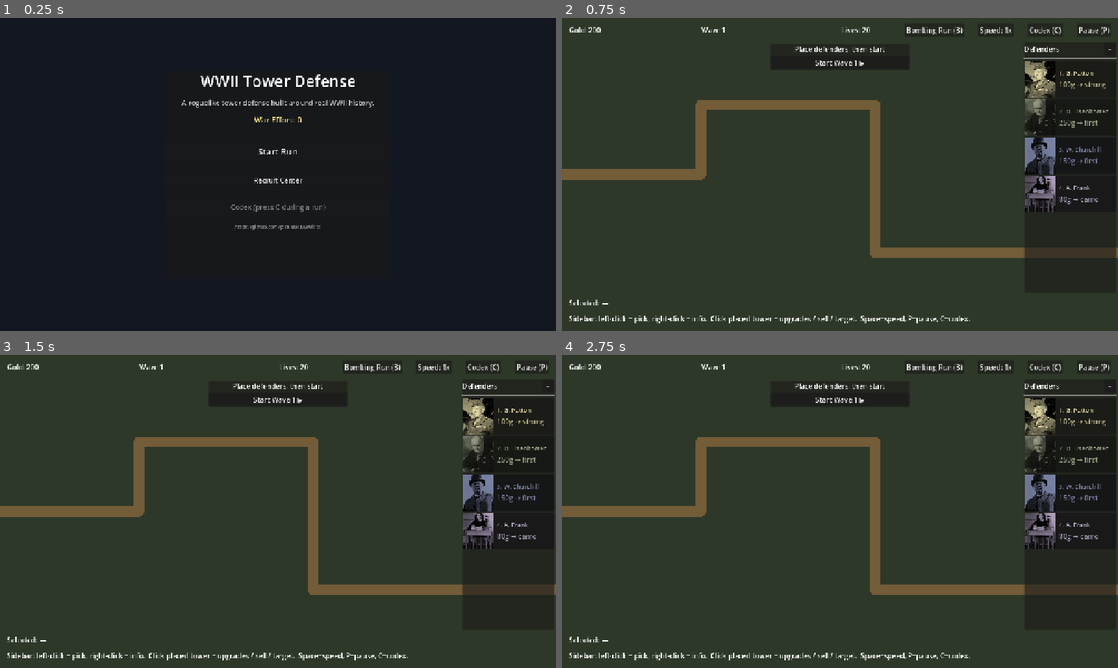
Above: before the commit, frames 1-4 (two rows, left to right).
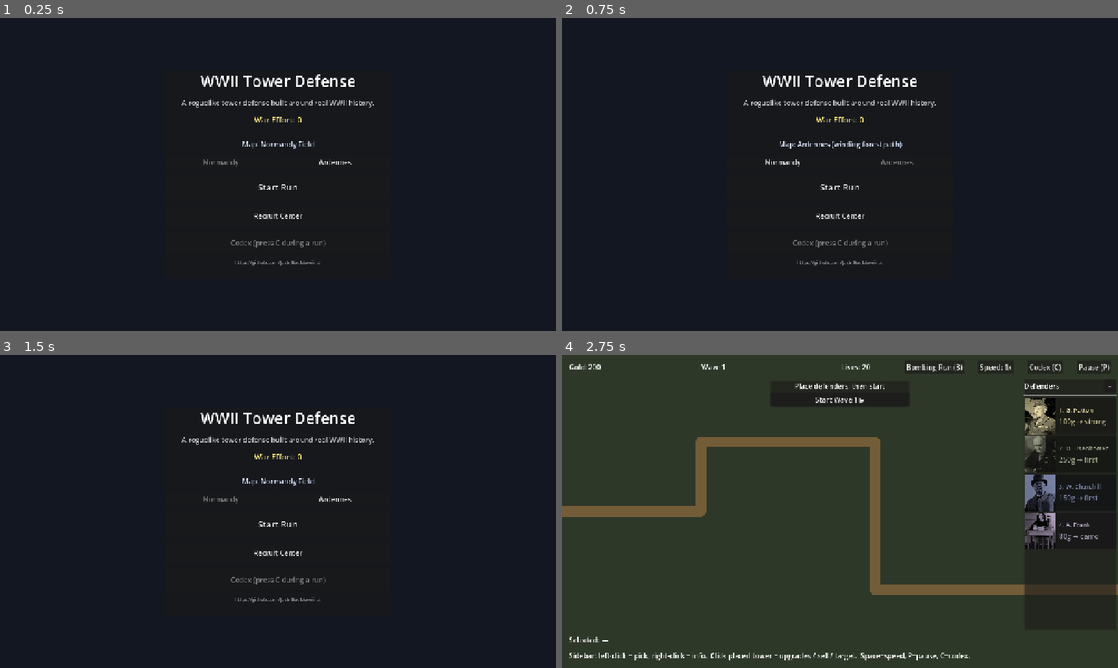
Above: after the commit, the same moments.

Repository: Josh-Buck/wwii-td
Game: Godot game, scene res://scenes/main/Main.tscn
Same seed, same stepped clock (60 frames per second), same inputs: the game is played once before the commit and once after it.
Inputs (mouse positions are in pixels of both pictures, inside the frame that each line leads up to):
- Up to frame 1 (0.25 s): no input
- Up to frame 2 (0.75 s): click (895, 161) at 0.5 s, where only the run after the commit has a clickable "Ardennes"
- Up to frame 3 (1.5 s): click (222, 498) at 1.25 s, where only the run after the commit has a clickable "Normandy"
- Up to frame 4 (2.75 s): click (840, 524) at 2 s, where only the run after the commit has a clickable "Start Run"

The runs differ from the first frame. In frame 1, 0.9% of the frame differs, in the area x 36-64%, y 39-80%; in frame 2, 87%; in frame 3, 87%, in the area x 0-100%, y 0-100%; in frame 4, nothing differs.

Commit message:
feat: Ardennes second map + map picker
- New scenes/map/maps/ardennes.tscn — winding 11-point path on a snow
  background (lighter colour palette, longer/more zig-zaggy route than
  Normandy).
- MainMenu now has a map row with Normandy / Ardennes buttons; selected
  map is passed to Main on Start Run.
- start_run_requested signal now carries the map path string.

Diff:
--- a/scenes/main/Main.gd
+++ b/scenes/main/Main.gd
@@ -1,6 +1,7 @@
 extends Node
 
 const M0_MAP := "res://scenes/map/maps/m0_field.tscn"
+const ARDENNES_MAP := "res://scenes/map/maps/ardennes.tscn"
 const MAIN_MENU := "res://scenes/main/MainMenu.tscn"
 
 @onready var map_container: Node = $MapContainer
@@ -15,9 +16,9 @@
 	map_container.add_child(menu)
 	menu.start_run_requested.connect(_on_start_run)
 
-func _on_start_run() -> void:
+func _on_start_run(map_path: String = M0_MAP) -> void:
 	GameState.reset_run()
-	_load_map(M0_MAP)
+	_load_map(map_path)
 
 func _load_map(path: String) -> void:
 	_clear_container()
--- a/scenes/main/MainMenu.gd
+++ b/scenes/main/MainMenu.gd
@@ -1,11 +1,19 @@
 extends Control
 
-signal start_run_requested
+signal start_run_requested(map_path: String)
+
+const _MAP_NORMANDY := "res://scenes/map/maps/m0_field.tscn"
+const _MAP_ARDENNES := "res://scenes/map/maps/ardennes.tscn"
 
 @onready var wep_label: Label = $Center/Panel/VBox/WepLabel
+@onready var map_label: Label = $Center/Panel/VBox/MapLabel
+@onready var map_normandy_btn: Button = $Center/Panel/VBox/MapRow/NormandyButton
+@onready var map_ardennes_btn: Button = $Center/Panel/VBox/MapRow/ArdennesButton
 @onready var start_btn: Button = $Center/Panel/VBox/StartButton
 @onready var recruit_btn: Button = $Center/Panel/VBox/RecruitButton
 @onready var codex_btn: Button = $Center/Panel/VBox/CodexButton
+
+var _selected_map: String = _MAP_NORMANDY
 @onready var recruit_overlay: Control = $RecruitOverlay
 @onready var recruit_wep: Label = $RecruitOverlay/Panel/VBox/WepLabel
 @onready var recruit_list: VBoxContainer = $RecruitOverlay/Panel/VBox/Scroll/RosterList
@@ -39,13 +47,28 @@
 	recruit_btn.pressed.connect(_open_recruit)
 	codex_btn.pressed.connect(_on_codex_pressed)
 	recruit_close.pressed.connect(_close_recruit)
+	map_normandy_btn.pressed.connect(_select_map.bind(_MAP_NORMANDY))
+	map_ardennes_btn.pressed.connect(_select_map.bind(_MAP_ARDENNES))
+	_refresh_map_buttons()
 	_refresh_top()
+
+func _select_map(path: String) -> void:
+	_selected_map = path
+	_refresh_map_buttons()
+
+func _refresh_map_buttons() -> void:
+	map_normandy_btn.disabled = _selected_map == _MAP_NORMANDY
+	map_ardennes_btn.disabled = _selected_map == _MAP_ARDENNES
+	if _selected_map == _MAP_NORMANDY:
+		map_label.text = "Map: Normandy Field"
+	else:
+		map_label.text = "Map: Ardennes (winding forest path)"
 
 func _refresh_top() -> void:
 	wep_label.text = "War Effort: %d" % MetaProgress.war_effort_points
 
 func _on_start_pressed() -> void:
-	start_run_requested.emit()
+	start_run_requested.emit(_selected_map)
 
 func _on_codex_pressed() -> void:
 	# Codex lives inside the HUD during a run. Tell the player how to access it.
--- a/scenes/main/MainMenu.tscn
+++ b/scenes/main/MainMenu.tscn
@@ -40,6 +40,22 @@
 theme_override_font_sizes/font_size = 18
 
 [node name="HSep" type="HSeparator" parent="Center/Panel/VBox"]
+
+[node name="MapLabel" type="Label" parent="Center/Panel/VBox"]
+text = "Map: Normandy Field"
+horizontal_alignment = 1
+modulate = Color(0.85, 0.9, 1.0, 1)
+
+[node name="MapRow" type="HBoxContainer" parent="Center/Panel/VBox"]
+theme_override_constants/separation = 6
+
+[node name="NormandyButton" type="Button" parent="Center/Panel/VBox/MapRow"]
+size_flags_horizontal = 3
+text = "Normandy"
+
+[node name="ArdennesButton" type="Button" parent="Center/Panel/VBox/MapRow"]
+size_flags_horizontal = 3
+text = "Ardennes"
 
 [node name="StartButton" type="Button" parent="Center/Panel/VBox"]
 custom_minimum_size = Vector2(0, 56)
--- /dev/null
+++ b/scenes/map/maps/ardennes.tscn
@@ -0,0 +1,96 @@
+[gd_scene load_steps=36 format=3]
+
+[ext_resource type="Script" path="res://scenes/map/Map.gd" id="1_map"]
+[ext_resource type="Script" path="res://scenes/map/PlacementSlot.gd" id="2_slot"]
+[ext_resource type="Script" path="res://scripts/systems/WaveDirector.gd" id="3_wd"]
+[ext_resource type="PackedScene" path="res://scenes/towers/Tower.tscn" id="4_tower"]
+[ext_resource type="PackedScene" path="res://scenes/enemies/Enemy.tscn" id="5_enemy"]
+[ext_resource type="PackedScene" path="res://scenes/ui/HUD.tscn" id="6_hud"]
+[ext_resource type="Resource" path="res://data/towers/patton.tres" id="7_patton"]
+[ext_resource type="Resource" path="res://data/enemies/wehrmacht_infantry.tres" id="8_wm"]
+[ext_resource type="Resource" path="res://data/towers/eisenhower.tres" id="9_eisen"]
+[ext_resource type="Resource" path="res://data/towers/churchill.tres" id="10_church"]
+[ext_resource type="Resource" path="res://data/towers/anne_frank.tres" id="11_frank"]
+[ext_resource type="Resource" path="res://data/enemies/panzer_iii.tres" id="12_panzer"]
+[ext_resource type="Resource" path="res://data/enemies/stuka.tres" id="13_stuka"]
+[ext_resource type="Resource" path="res://data/towers/montgomery.tres" id="14_monty"]
+[ext_resource type="Resource" path="res://data/towers/pavlichenko.tres" id="15_pavli"]
+[ext_resource type="Resource" path="res://data/enemies/rommel.tres" id="16_rommel"]
+[ext_resource type="Resource" path="res://data/towers/fdr.tres" id="17_fdr"]
+[ext_resource type="Resource" path="res://data/towers/bletchley.tres" id="18_bletchley"]
+[ext_resource type="Resource" path="res://data/towers/airborne_101.tres" id="19_airborne"]
+[ext_resource type="Resource" path="res://data/enemies/eichmann.tres" id="20_eich"]
+[ext_resource type="Resource" path="res://data/enemies/heydrich.tres" id="21_heyd"]
+[ext_resource type="Resource" path="res://data/enemies/mengele.tres" id="22_meng"]
+[ext_resource type="Resource" path="res://data/enemies/himmler.tres" id="23_himm"]
+[ext_resource type="Resource" path="res://data/enemies/tojo.tres" id="24_tojo"]
+[ext_resource type="Resource" path="res://data/towers/audie_murphy.tres" id="25_audie"]
+[ext_resource type="Resource" path="res://data/towers/zhukov.tres" id="26_zhukov"]
+[ext_resource type="Resource" path="res://data/towers/rosie.tres" id="27_rosie"]
+[ext_resource type="Resource" path="res://data/towers/lemay.tres" id="28_lemay"]
+[ext_resource type="Resource" path="res://data/towers/tuskegee.tres" id="29_tuskg"]
+[ext_resource type="Resource" path="res://data/enemies/tiger_i.tres" id="30_tiger"]
+[ext_resource type="Resource" path="res://data/enemies/waffen_ss.tres" id="31_ss"]
+[ext_resource type="Resource" path="res://data/enemies/banzai.tres" id="32_banzai"]
+[ext_resource type="Resource" path="res://data/enemies/bersaglieri.tres" id="33_bers"]
+
+[sub_resource type="Curve2D" id="curve"]
+_data = {
+"points": PackedVector2Array(0, 0, 0, 0, -40, 100, 0, 0, 0, 0, 240, 100, 0, 0, 0, 0, 240, 280, 0, 0, 0, 0, 80, 280, 0, 0, 0, 0, 80, 480, 0, 0, 0, 0, 400, 480, 0, 0, 0, 0, 400, 340, 0, 0, 0, 0, 640, 340, 0, 0, 0, 0, 640, 580, 0, 0, 0, 0, 880, 580, 0, 0, 0, 0, 880, 240, 0, 0, 0, 0, 1320, 240)
+}
+point_count = 11
+
+[sub_resource type="CircleShape2D" id="slot_shape"]
+radius = 28.0
+
+[node name="Ardennes" type="Node2D"]
+script = ExtResource("1_map")
+available_towers = [ExtResource("7_patton"), ExtResource("9_eisen"), ExtResource("10_church"), ExtResource("11_frank"), ExtResource("14_monty"), ExtResource("15_pavli"), ExtResource("17_fdr"), ExtResource("18_bletchley"), ExtResource("19_airborne"), ExtResource("25_audie"), ExtResource("26_zhukov"), ExtResource("27_rosie"), ExtResource("28_lemay"), ExtResource("29_tuskg")]
+enemy_set = {
+&"wehrmacht_infantry": ExtResource("8_wm"),
+&"panzer_iii": ExtResource("12_panzer"),
+&"stuka": ExtResource("13_stuka"),
+&"rommel": ExtResource("16_rommel"),
+&"eichmann": ExtResource("20_eich"),
+&"heydrich": ExtResource("21_heyd"),
+&"mengele": ExtResource("22_meng"),
+&"himmler": ExtResource("23_himm"),
+&"tojo": ExtResource("24_tojo"),
+&"tiger_i": ExtResource("30_tiger"),
+&"waffen_ss": ExtResource("31_ss"),
+&"banzai": ExtResource("32_banzai"),
+&"bersaglieri": ExtResource("33_bers")
+}
+tower_scene = ExtResource("4_tower")
+enemy_scene = ExtResource("5_enemy")
+
+[node name="Background" type="ColorRect" parent="."]
+offset_right = 1280.0
+offset_bottom = 720.0
+mouse_filter = 2
+color = Color(0.78, 0.82, 0.88, 1)
+
+[node name="PathLine" type="Line2D" parent="."]
+points = PackedVector2Array(-40, 100, 240, 100, 240, 280, 80, 280, 80, 480, 400, 480, 400, 340, 640, 340, 640, 580, 880, 580, 880, 240, 1320, 240)
+width = 22.0
+default_color = Color(0.36, 0.30, 0.22, 1)
+joint_mode = 2
+begin_cap_mode = 2
+end_cap_mode = 2
+
+[node name="Path" type="Path2D" parent="."]
+curve = SubResource("curve")
+
+[node name="PlacementSlots" type="Node2D" parent="."]
+
+[node name="Towers" type="Node2D" parent="."]
+
+[node name="Enemies" type="Node2D" parent="."]
+
+[node name="Projectiles" type="Node2D" parent="."]
+
+[node name="WaveDirector" type="Node" parent="."]
+script = ExtResource("3_wd")
+waves_json_path = "res://data/waves/m0.json"
+
+[node name="HUD" parent="." instance=ExtResource("6_hud")]
